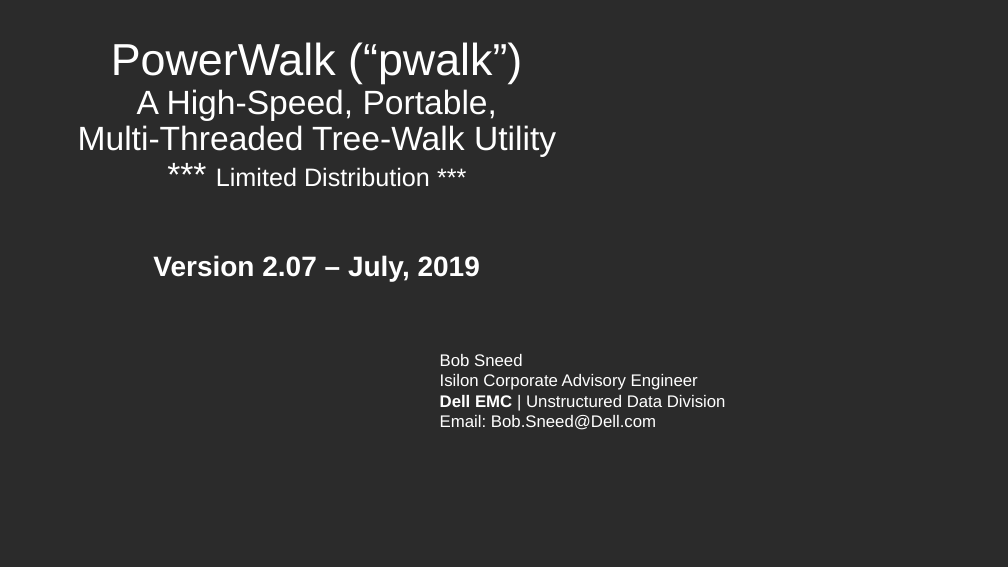
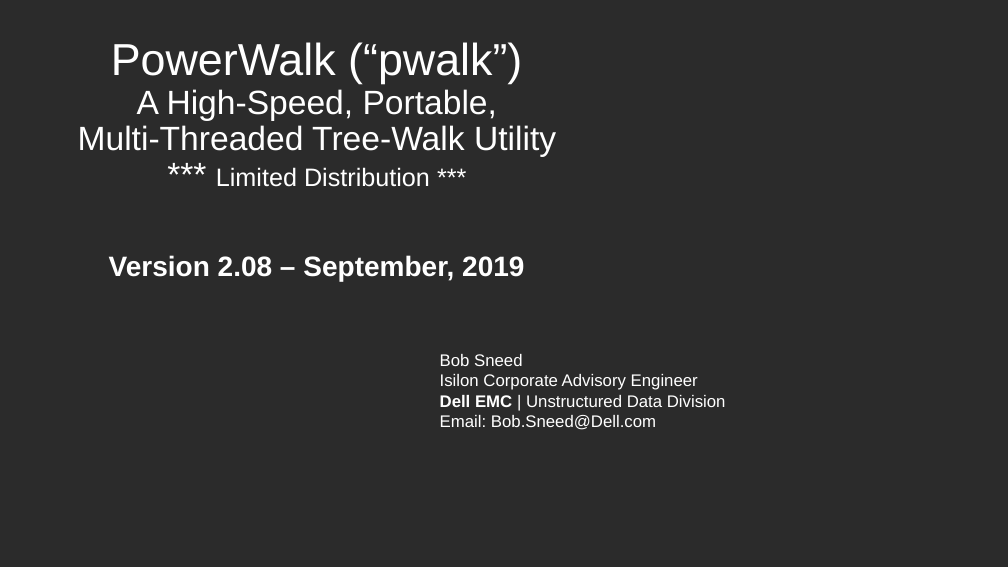
Before and after one commit to WhizBob/pwalk, a slide deck: slide 1 of doc/pwalk_slides.pptx. Drawn at 1008x567 pixels with LibreOffice and Linux fonts; fonts in the diff are those of the drawing; background and template pictures are left out; a plain dark background stands for a picture behind light text. Boxes give left, top, right and bottom in pixels: in the first picture for what was removed or moved away, otherwise in the second. Text is boxed around its words. In the diff, an @@ line names an element or a change of style, - is before the commit and + after.

```diff
--- a/doc/pwalk_slides.pptx
+++ b/doc/pwalk_slides.pptx
@@ subtitle at (109, 255, 524, 281): text changed @@
-Version 2.07 – July, 2019
+Version 2.08 – September, 2019
```
Also in this commit, not shown: 10 other slides changed, 1 slide added, 7 other files.
